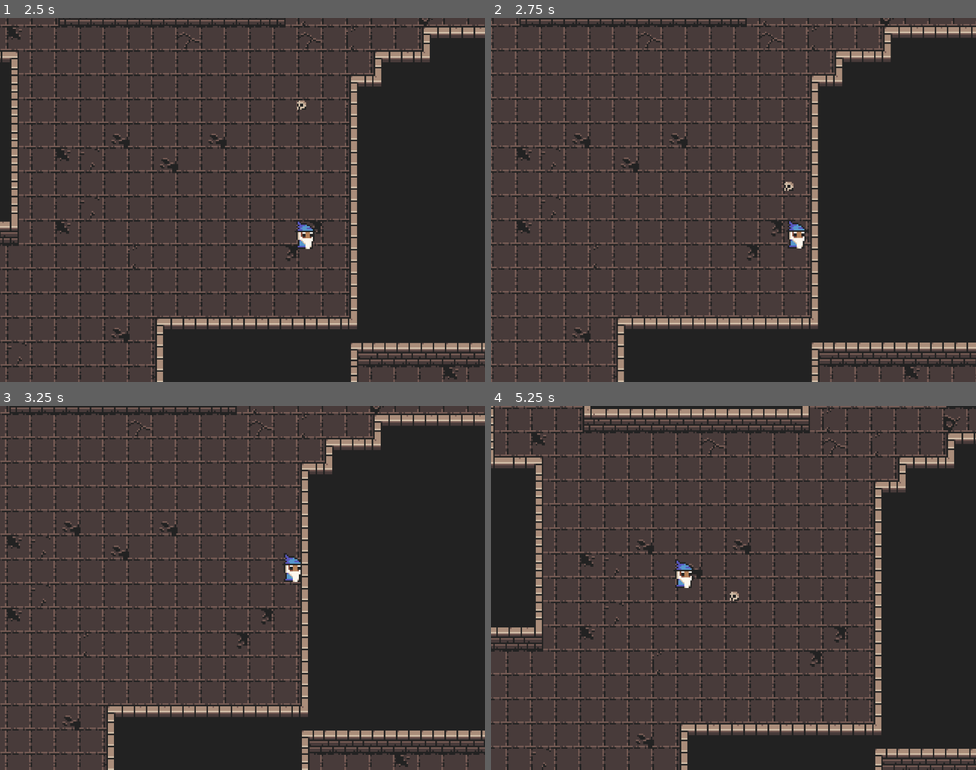
Above: before the commit, frames 1-4 (two rows, left to right).
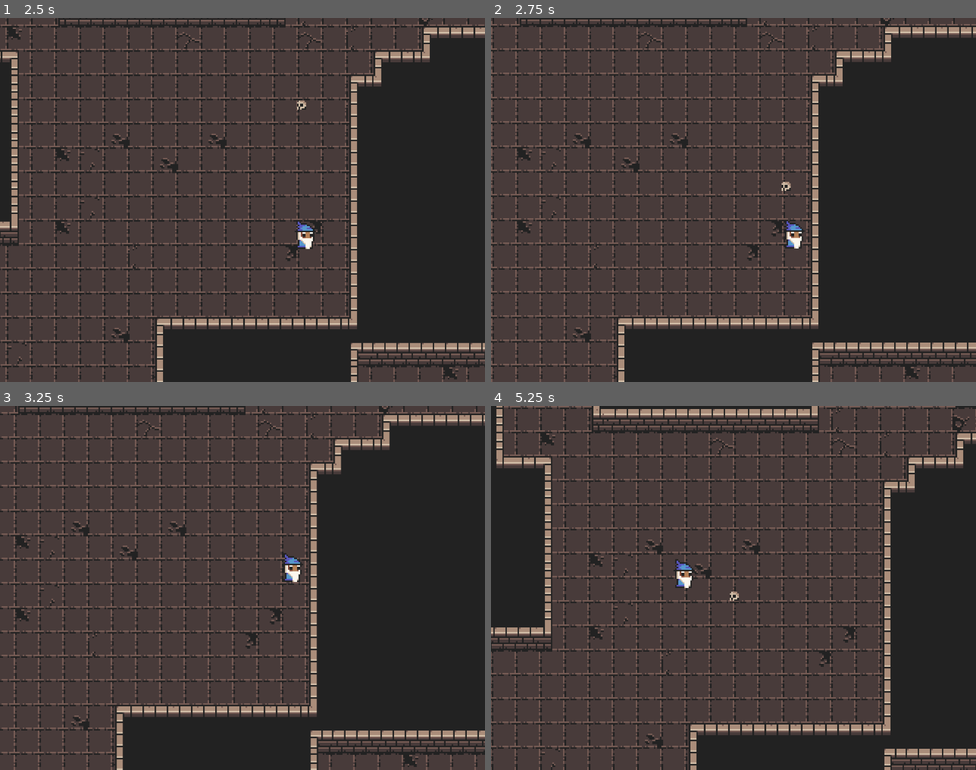
Above: after the commit, the same moments.

Repository: lownpho/mages
Game: Godot game, scene res://scenes/world.tscn
Same seed, same stepped clock (60 frames per second), same inputs: the game is played once before the commit and once after it.
Inputs (mouse positions are in pixels of both pictures, inside the frame that each line leads up to):
- Up to frame 1 (2.5 s): tap Enter at 0.5 s; move the mouse to (349, 181) at 0.52 s; press the mouse at (349, 181) at 0.53 s; hold D (right) 0.53-1.28 s; move the mouse to (145, 218) at 1.27 s; release the mouse at (145, 218) at 1.28 s; hold S (down) 1.28-2.03 s; click (145, 218) at 1.35 s; move the mouse to (291, 119) at 2.02 s; press the mouse at (291, 119) at 2.03 s; hold D (right) from 2.03 s (still down)
- Up to frame 2 (2.75 s): keep holding D (right)
- Up to frame 3 (3.25 s): move the mouse to (218, 660) at 2.77 s; release D (right) at 2.78 s; release the mouse at (218, 660) at 2.78 s; hold W (up) from 2.78 s (still down); click (218, 660) at 2.85 s
- Up to frame 4 (5.25 s): move the mouse to (879, 642) at 3.52 s; release W (up) at 3.53 s; press the mouse at (879, 642) at 3.53 s; hold A (left) 3.53-5.03 s; move the mouse to (588, 533) at 4.27 s; release the mouse at (588, 533) at 4.28 s; click (588, 533) at 4.35 s; move the mouse to (757, 588) at 5.02 s; press the mouse at (757, 588) at 5.03 s; hold S (down) from 5.03 s (still down)

Frame 1 is identical in both runs. In frame 2, 3.9% of the frame differs, in the area x 0-100%, y 0-100%; in frame 3, 15%; in frame 4, 20%.

Commit message:
Fix player collision

Diff:
--- a/characters/player/player.tscn
+++ b/characters/player/player.tscn
@@ -9,7 +9,7 @@
 
 [node name="Player" type="CharacterBody2D"]
 collision_layer = 16
-collision_mask = 512
+collision_mask = 513
 motion_mode = 1
 script = ExtResource("1_xxgcw")
 
--- a/scenes/world.tscn
+++ b/scenes/world.tscn
@@ -9,6 +9,7 @@
 [node name="Player" parent="." instance=ExtResource("1_nnsk1")]
 z_index = 1
 position = Vector2(164, 111)
+collision_mask = 513
 
 [node name="Ground" type="TileMapLayer" parent="."]
 z_index = -1
